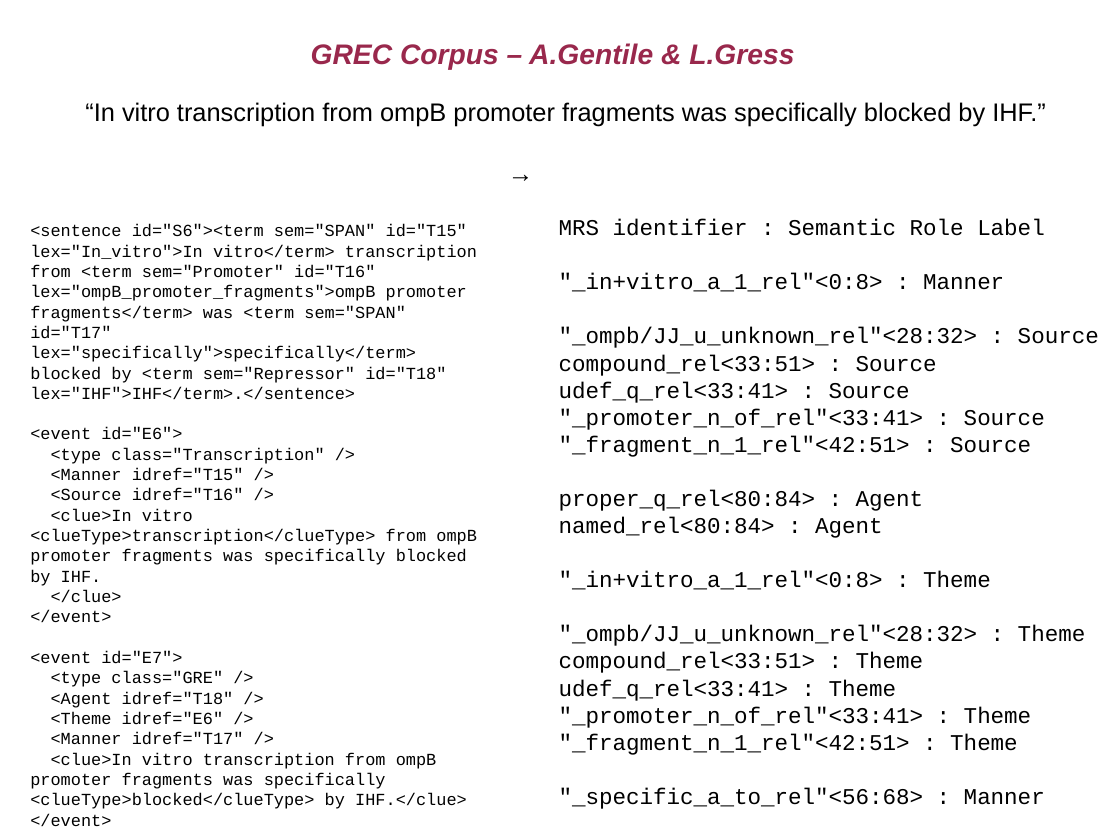
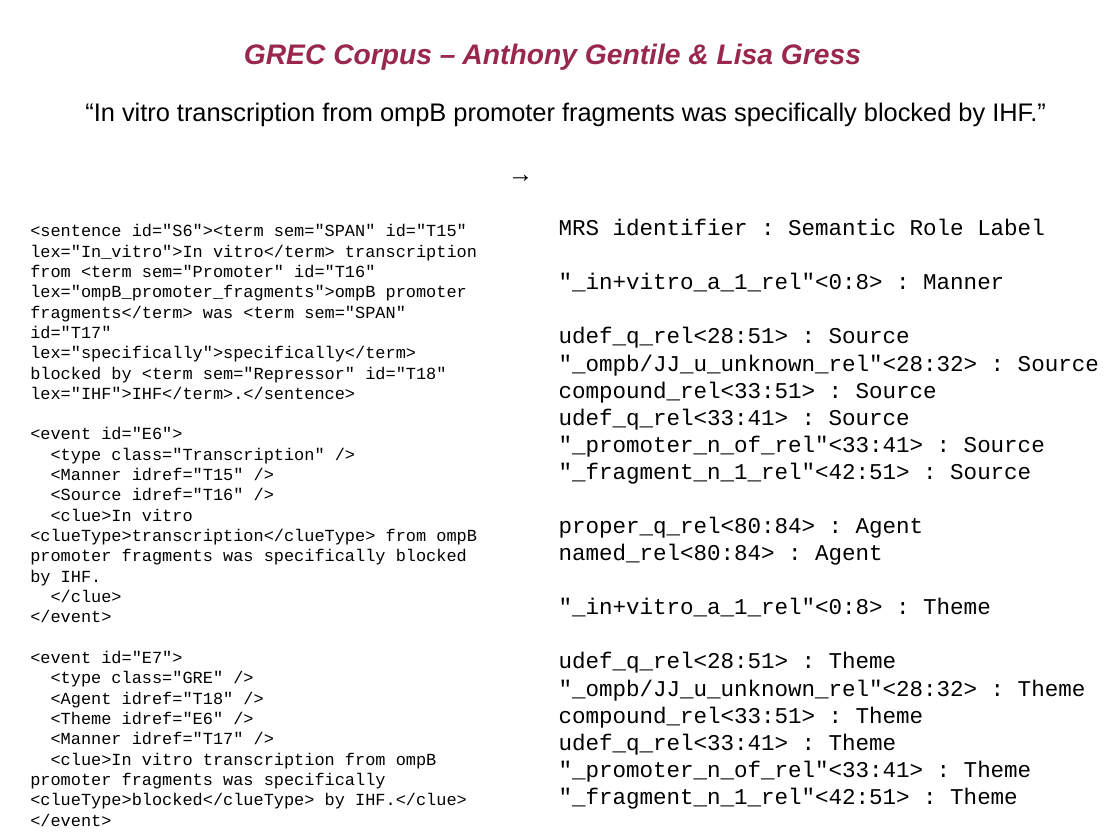
Before and after one commit to agentile/GREC-MRS, a slide deck: slide 1 of evaluation_plan/evaluation_plan.odp. Drawn at 1120x840 pixels with LibreOffice and Linux fonts; fonts in the diff are those of the drawing. Boxes give left, top, right and bottom in pixels: in the first picture for what was removed or moved away, otherwise in the second. Text is boxed around its words. In the diff, an @@ line names an element or a change of style, - is before the commit and + after.

Commit message:
tweaking slide

```diff
--- a/evaluation_plan/evaluation_plan.odp
+++ b/evaluation_plan/evaluation_plan.odp
@@ title at (x1=244, y1=43, x2=861, y2=70): text changed @@
-GREC Corpus – A.Gentile & L.Gress
+GREC Corpus – Anthony Gentile & Lisa Gress
@@ text at (x1=559, y1=327, x2=910, y2=348): paragraph added @@
+udef_q_rel<28:51> : Source
@@ text at (x1=559, y1=652, x2=897, y2=673): paragraph added @@
+udef_q_rel<28:51> : Theme
```
Also in this commit, not shown: 1 other file.
